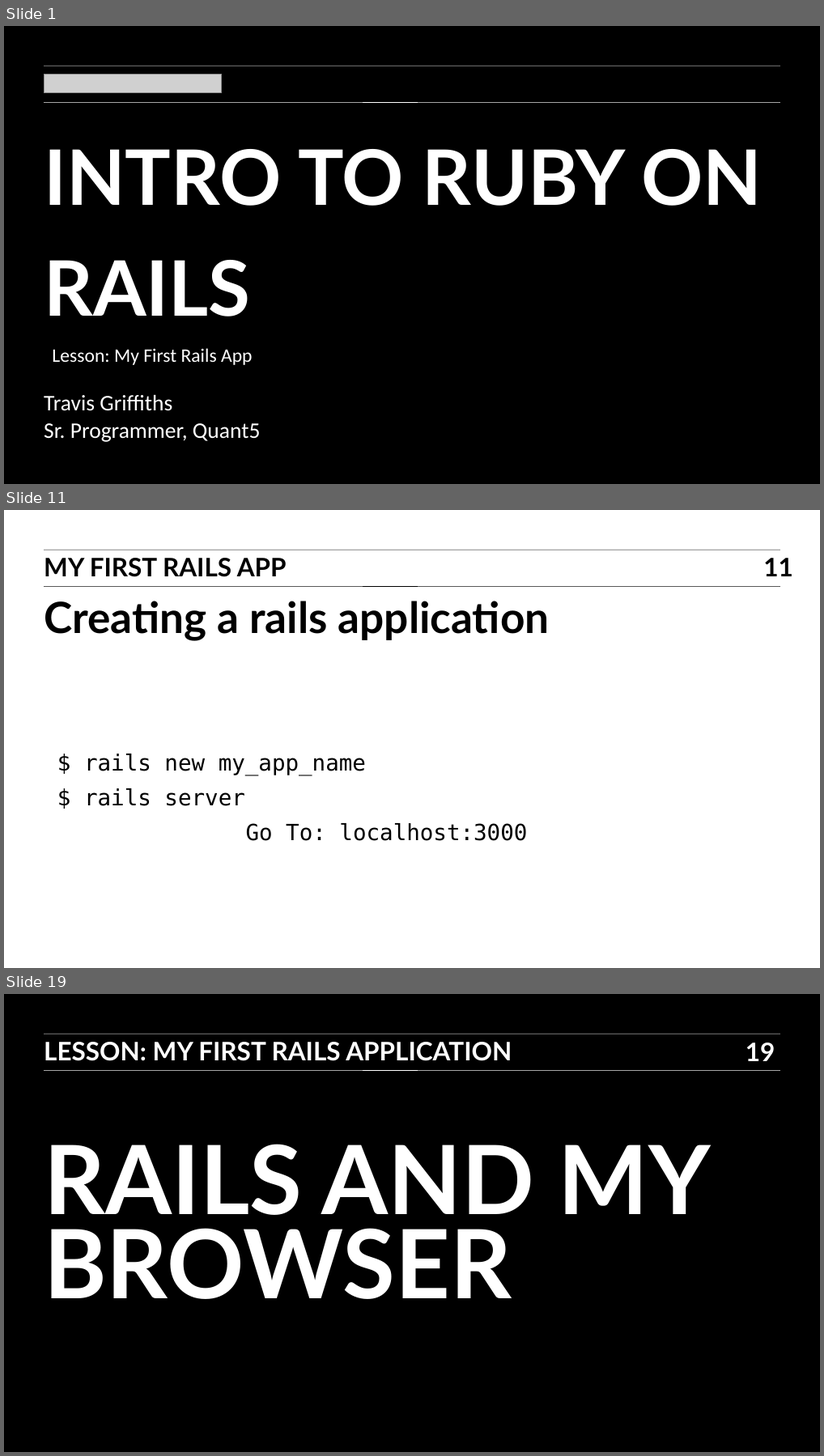
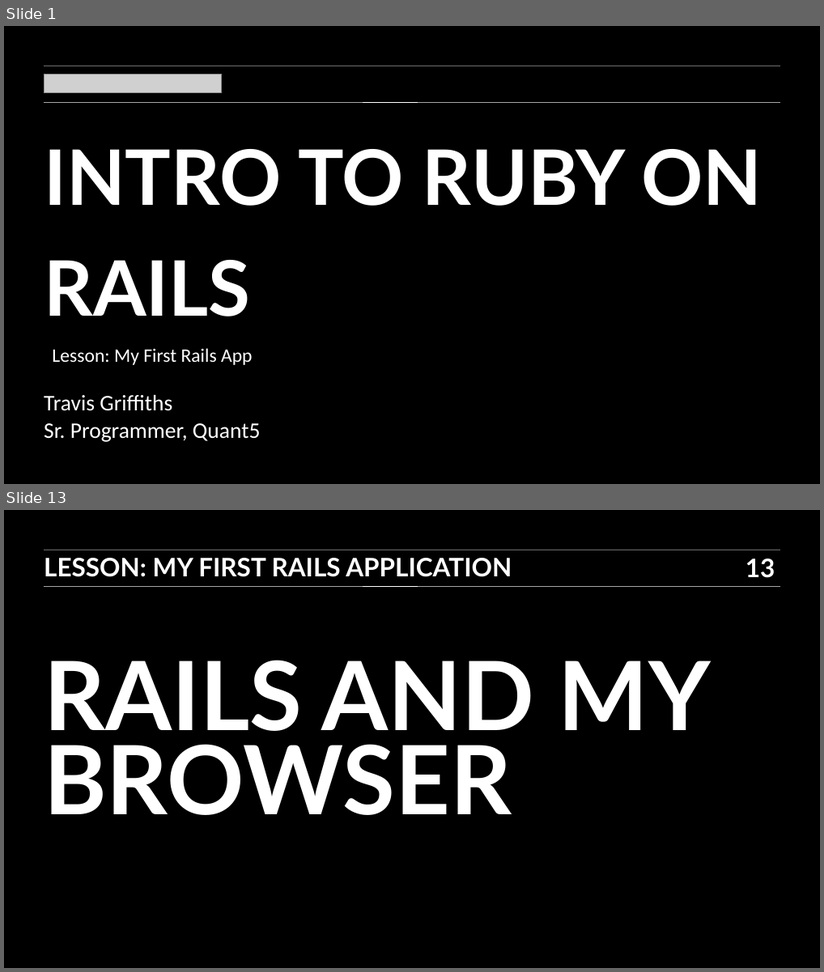
Before and after one commit to TravisGriffiths/ITR-BOS-01, a slide deck: Slides/07_ITR_slides.ppt. Shown one above the other, each under a label of ours: slides 1, 11 and 19 before the commit, slides 1 and 13 after it; the slides between them are not shown. The pictures are 824x1456 and 824x972 pixels, drawn with LibreOffice and Linux fonts; fonts in the diff are those of the drawing; grey boxes stand for pictures. Boxes give left, top, right and bottom in pixels: in the first picture for what was removed or moved away, otherwise in the second. Text is boxed around its words. In the diff, an @@ line names an element or a change of style, - is before the commit and + after.

```diff
--- a/Slides/07_ITR_slides.ppt
+++ b/Slides/07_ITR_slides.ppt
@@ slide 11 removed at (4, 510, 820, 968), background #FFFFFF @@
@@ line removed from (44, 550) to (781, 550) @@
@@ text removed at (44, 558, 287, 577) @@
-MY FIRST RAILS APP
@@ page number removed at (764, 558, 794, 576) @@
-11
@@ line removed from (44, 586) to (781, 586) @@
@@ title removed at (44, 601, 550, 641) @@
-Creating a rails application
@@ text removed at (84, 754, 527, 841) @@
-$ rails new my_app_name
-$ rails server
-Go To: localhost:3000
@@ what was slide 19 is now slide 13 @@
@@ page number at (746, 559, 776, 578): text changed @@
-19
+13
```
Also in this commit, not shown: 2 slides changed, 10 slides added, 15 other slides removed, 7 other files.
